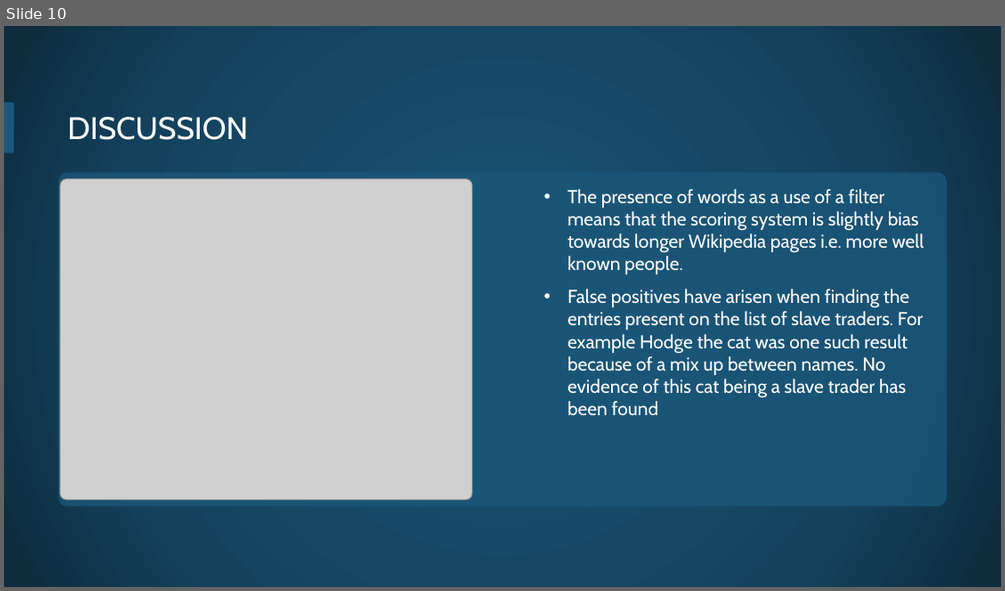
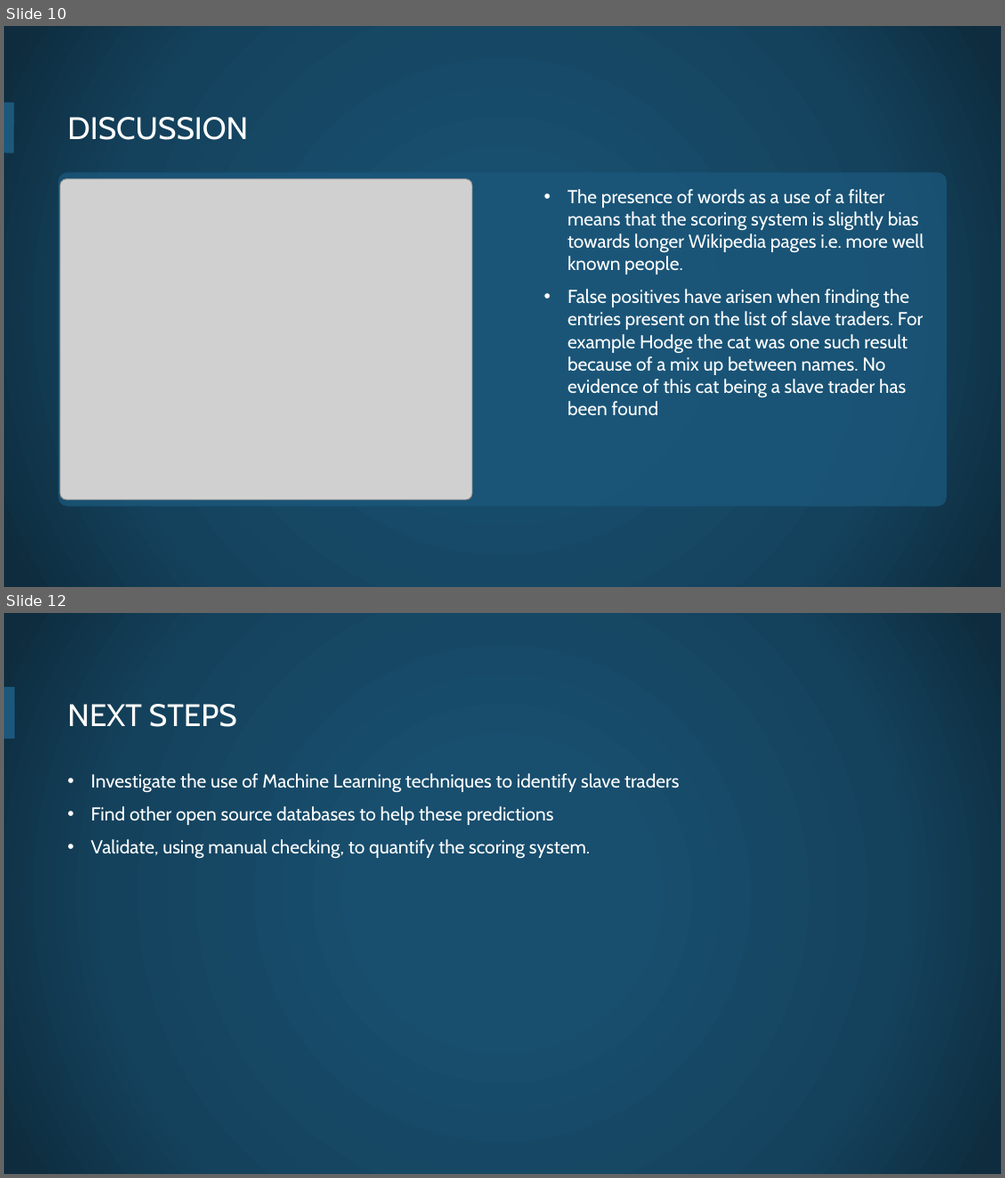
Before and after one commit to openheritage/open-plaques-diversity, a slide deck: The diversity of plaques in London.pptx. Shown one above the other, each under a label of ours: slide 10 before the commit, slides 10 and 12 after it; the slides between them are not shown. The pictures are 1005x591 and 1005x1178 pixels, drawn with LibreOffice and Linux fonts; fonts in the diff are those of the drawing; grey boxes stand for pictures; background and template pictures are left out. Boxes give left, top, right and bottom in pixels: in the first picture for what was removed or moved away, otherwise in the second. Text is boxed around its words. In the diff, an @@ line names an element or a change of style, - is before the commit and + after.

```diff
--- a/The diversity of plaques in London.pptx
+++ b/The diversity of plaques in London.pptx
@@ slide 12 added at bbox=[4, 613, 1001, 1174], background picture (left out) @@
@@ line added from (9, 733) to (9, 692), #1B587C 10 pt @@
@@ title added at bbox=[67, 704, 237, 727], 30 pt, text #FFFFFF @@
+NEXT STEPS
@@ text added at bbox=[91, 773, 680, 859], 18 pt, text #FFFFFF @@
+• Investigate the use of Machine Learning techniques to identify slave traders
+• Find other open source databases to help these predictions
+• Validate, using manual checking, to quantify the scoring system.
```
Also in this commit, not shown: 7 slides changed.
